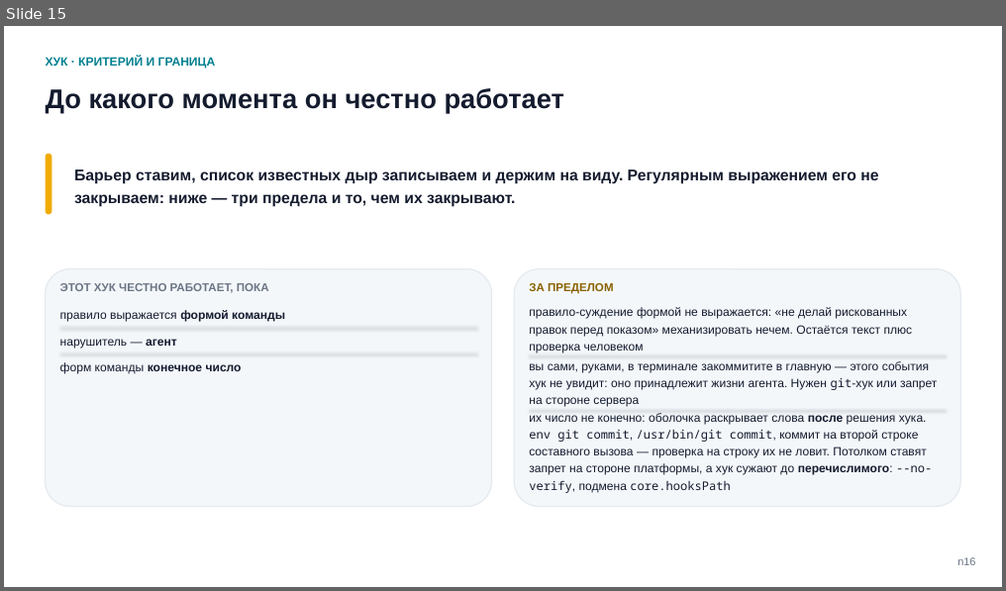
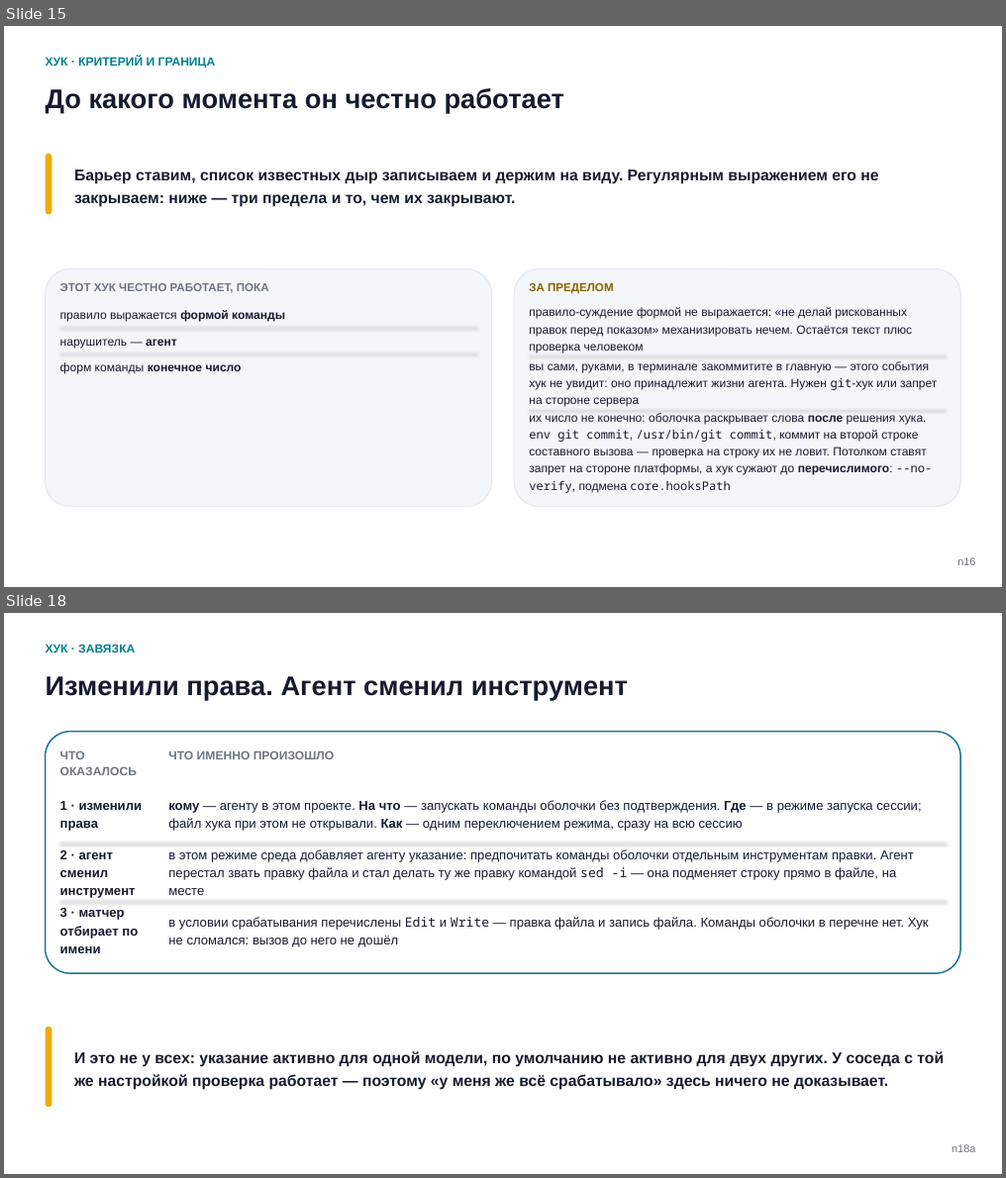
Before and after one commit to tellina-study/AI-usage-lessons, a slide deck: library/seminars/sem-05/rendered/sem-05.pptx. Shown one above the other, each under a label of ours: slide 15 before the commit, slides 15 and 18 after it; the slides between them are not shown. The pictures are 1006x591 and 1006x1178 pixels, drawn with LibreOffice and Linux fonts; fonts in the diff are those of the drawing. Boxes give left, top, right and bottom in pixels: in the first picture for what was removed or moved away, otherwise in the second. Text is boxed around its words. In the diff, an @@ line names an element or a change of style, - is before the commit and + after.

Commit message:
Кейс 2: сцена названа тем, как обнаружили, разбор вплотную за вопросом, приоритеты переписаны под два пересекающихся хука #211

```diff
--- a/library/seminars/sem-05/rendered/sem-05.pptx
+++ b/library/seminars/sem-05/rendered/sem-05.pptx
@@ slide 18 added at <box>4,613,1002,1174</box>, background #FFFFFF @@
@@ text added at <box>46,644,135,653</box>, 11.5 pt, text #028090, bold @@
+ХУК · ЗАВЯЗКА
@@ text added at <box>46,676,628,700</box>, 26 pt, text #141B2E, bold @@
+Изменили права. Агент сменил инструмент
@@ rounded rectangle added at <box>46,731,960,973</box>, fill #FFFFFF, outline #1C7293 1.4 pt @@
@@ text added at <box>60,751,137,775</box>, 11.5 pt, text #6B7685, bold @@
+ЧТО ОКАЗАЛОСЬ
@@ text added at <box>168,751,335,760</box>, 11.5 pt, text #6B7685, bold @@
+ЧТО ИМЕННО ПРОИЗОШЛО
@@ text added at <box>60,801,143,831</box>, 12.5 pt, text #141B2E, bold @@
+1 · изменили права
@@ text added at <box>168,800,921,831</box>, 12.5 pt, text #141B2E @@
+кому — агенту в этом проекте. На что — запускать команды оболочки без подтверждения. Где — в режиме запуска сессии; файл хука при этом не открывали. Как — одним переключением режима, сразу на всю сессию
@@ line added from (60, 842) to (945, 842), #E5EAF0 0.75 pt @@
@@ text added at <box>168,850,914,895</box>, 12.5 pt, text #141B2E @@
+в этом режиме среда добавляет агенту указание: предпочитать команды оболочки отдельным инструментам правки. Агент перестал звать правку файла и стал делать ту же правку командой sed -i — она подменяет строку прямо в файле, на месте
@@ text added at <box>60,851,136,898</box>, 12.5 pt, text #141B2E, bold @@
+2 · агент сменил инструмент
@@ line added from (60, 900) to (945, 900), #E5EAF0 0.75 pt @@
@@ text added at <box>60,908,138,954</box>, 12.5 pt, text #141B2E, bold @@
+3 · матчер отбирает по имени
@@ text added at <box>168,917,929,948</box>, 12.5 pt, text #141B2E @@
+в условии срабатывания перечислены Edit и Write — правка файла и запись файла. Команды оболочки в перечне нет. Хук не сломался: вызов до него не дошёл
@@ rounded rectangle added at <box>46,1027,52,1107</box>, fill #F0AB00 @@
@@ text added at <box>74,1052,944,1090</box>, 15 pt, text #141B2E, bold @@
+И это не у всех: указание активно для одной модели, по умолчанию не активно для двух других. У соседа с той же настройкой проверка работает — поэтому «у меня же всё срабатывало» здесь ничего не доказывает.
@@ text added at <box>951,1145,975,1153</box>, 10.5 pt, text #6B7685 @@
+n18a
```
Also in this commit, not shown: 1 slide changed, 7 other slides added, 9 slides removed, 19 other files.
